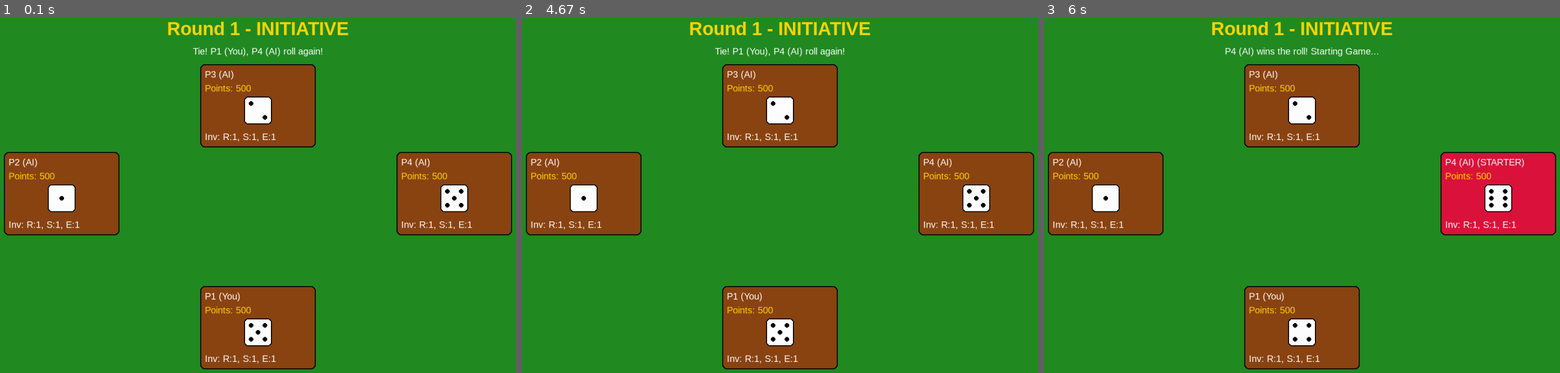
Above: before the commit, frames 1-3 (left to right).
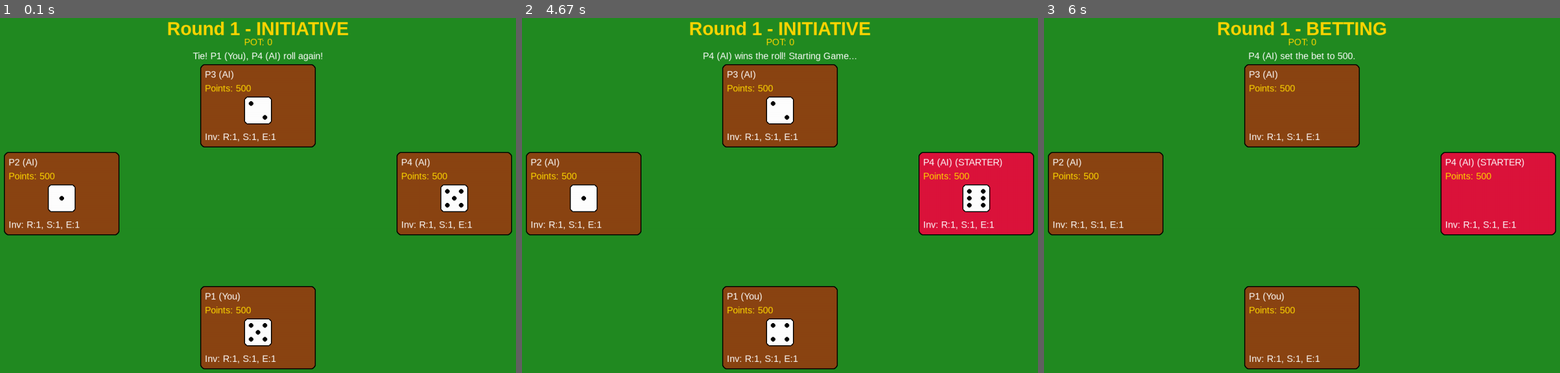
Above: after the commit, the same moments.

Repository: codingwithroman/pygame_softeng
Game: pygame game, started from main.py
The game is run twice, just before and just after one commit, with the same random seed, the same clock (stepped at 60 frames per second) and the same inputs.
Inputs (mouse positions are in pixels of both pictures, inside the frame that each line leads up to):
- Up to frame 1 (0.1 s): no input
- Up to frame 2 (4.67 s): click (780, 191) at 0.38 s
- Up to frame 3 (6 s): no input

The runs differ from the first frame. In frame 1, 0.5% of the frame differs, in the area x 37-63%, y 5-13%; in frame 2, 5.1%, in the area x 35-100%, y 5-90%; in frame 3, 2.9%.

Commit message:
Step 4: Betting phase and pot logic

Diff:
--- a/main.py
+++ b/main.py
@@ -11,6 +11,7 @@
         self.clock = pygame.time.Clock()
         self.font = pygame.font.SysFont("Arial", 20)
         self.large_font = pygame.font.SysFont("Arial", 40, bold=True)
+        self.btn_font = pygame.font.SysFont("Arial", 24, bold=True)
 
         self.players = [
             Player("P1 (You)", is_ai=False),
@@ -22,16 +23,25 @@
         self.state = STATE_INITIATIVE
         self.round = 1
         self.pot = 0
+        self.current_bet = 50
         self.starter = None
 
         # State specific variables
-        self.initiative_rolls = {} # player: roll_value
+        self.initiative_rolls = {}
         self.tied_players = []
         self.message = "Rolling for Initiative..."
         self.state_timer = 0
 
-        # Initial call to start the game
+        # UI Buttons
+        self.buttons = []
+
+        # Start game
         self.start_initiative()
+
+    def get_table_cap(self):
+        active_players = self.get_active_players()
+        if not active_players: return 0
+        return min(p.points for p in active_players)
 
     def start_initiative(self):
         self.initiative_rolls = {}
@@ -43,62 +53,132 @@
         return [p for p in self.players if not p.is_bust]
 
     def resolve_initiative(self):
-        # Roll for all tied players
         for p in self.tied_players:
             roll = random.randint(1, 6)
             self.initiative_rolls[p] = roll
-            p.dice = [roll] # Storing for display
-
-        # Find max
+            p.dice = [roll]
+
         max_roll = max(self.initiative_rolls.values())
         highest_players = [p for p, roll in self.initiative_rolls.items() if roll == max_roll]
 
         if len(highest_players) > 1:
             self.tied_players = highest_players
             self.message = f"Tie! {', '.join([p.name for p in highest_players])} roll again!"
-            # We will wait for a bit before rolling again (handled in update)
-            self.state_timer = 120 # 2 seconds at 60 FPS
+            self.state_timer = 90
         else:
             self.starter = highest_players[0]
+            for p in self.players: p.is_starter = False
             self.starter.is_starter = True
             self.message = f"{self.starter.name} wins the roll! Starting Game..."
-            self.state_timer = 120
-            # Transition handled in update
+            self.state_timer = 90
+
+    def start_betting(self):
+        self.state = STATE_BETTING
+        for p in self.players: p.dice = [] # Clear initiative rolls
+
+        table_cap = self.get_table_cap()
+        self.current_bet = 50
+
+        if self.starter.is_ai:
+            # AI Logic: Rich (>=300) bets Max, Poor bets 50
+            if self.starter.points >= 300:
+                self.current_bet = table_cap
+            else:
+                self.current_bet = 50
+            self.message = f"{self.starter.name} set the bet to {self.current_bet}."
+            self.state_timer = 120 # Wait to show the bet
+        else:
+            self.message = f"Your turn! Set the bet (Table Cap: {table_cap})"
+            # Buttons will be created in draw/handled in event loop
+
+    def collect_bets(self):
+        active_players = self.get_active_players()
+        for p in active_players:
+            p.subtract_points(self.current_bet)
+            self.pot += self.current_bet
+        self.message = f"All players paid {self.current_bet}. Pot: {self.pot}. Rolling dice..."
+        self.state_timer = 90
 
     def update(self):
-        if self.state == STATE_INITIATIVE:
-            if self.state_timer > 0:
-                self.state_timer -= 1
-                if self.state_timer == 0:
+        if self.state_timer > 0:
+            self.state_timer -= 1
+            if self.state_timer == 0:
+                if self.state == STATE_INITIATIVE:
                     if self.starter:
-                        self.state = STATE_BETTING
-                        self.message = f"{self.starter.name} sets the bet."
+                        self.start_betting()
                     else:
                         self.resolve_initiative()
+                elif self.state == STATE_BETTING:
+                    if self.starter.is_ai:
+                        self.collect_bets()
+                        self.state = STATE_ROLL_ALL
+                    # If human, we wait for button press
+                elif self.state == STATE_ROLL_ALL:
+                    # Next step functionality placeholder
+                    pass
+
+    def handle_click(self, pos):
+        if self.state == STATE_BETTING and not self.starter.is_ai:
+            table_cap = self.get_table_cap()
+            for btn in self.buttons:
+                if btn['rect'].collidepoint(pos):
+                    if btn['id'] == "bet_plus":
+                        if self.current_bet + 50 <= table_cap:
+                            self.current_bet += 50
+                    elif btn['id'] == "bet_minus":
+                        if self.current_bet - 50 >= 50:
+                            self.current_bet -= 50
+                    elif btn['id'] == "bet_confirm":
+                        self.collect_bets()
+                        self.state = STATE_ROLL_ALL
+
+    def draw_button(self, x, y, w, h, text, color, btn_id):
+        rect = pygame.Rect(x, y, w, h)
+        pygame.draw.rect(self.screen, color, rect, border_radius=5)
+        pygame.draw.rect(self.screen, COLOR_BLACK, rect, width=2, border_radius=5)
+        txt = self.btn_font.render(text, True, COLOR_WHITE)
+        self.screen.blit(txt, (x + w//2 - txt.get_width()//2, y + h//2 - txt.get_height()//2))
+        self.buttons.append({'rect': rect, 'id': btn_id})
 
     def draw(self):
         self.screen.fill(COLOR_TABLE_GREEN)
+        self.buttons = [] # Reset buttons each frame
 
         # Draw Title/Round info
         status_text = self.large_font.render(f"Round {self.round} - {self.state}", True, COLOR_GOLD)
         self.screen.blit(status_text, (SCREEN_WIDTH // 2 - status_text.get_width() // 2, 20))
 
+        # Draw Pot info
+        pot_text = self.font.render(f"POT: {self.pot}", True, COLOR_GOLD)
+        self.screen.blit(pot_text, (SCREEN_WIDTH // 2 - pot_text.get_width() // 2, 60))
+
         # Draw Message
         msg_text = self.font.render(self.message, True, COLOR_WHITE)
-        self.screen.blit(msg_text, (SCREEN_WIDTH // 2 - msg_text.get_width() // 2, 80))
+        self.screen.blit(msg_text, (SCREEN_WIDTH // 2 - msg_text.get_width() // 2, 90))
+
+        # Draw Betting Controls for human
+        if self.state == STATE_BETTING and not self.starter.is_ai:
+            self.draw_button(SCREEN_WIDTH//2 - 160, 130, 50, 40, "-", COLOR_BROWN, "bet_minus")
+            bet_display = self.btn_font.render(f"Bet: {self.current_bet}", True, COLOR_GOLD)
+            self.screen.blit(bet_display, (SCREEN_WIDTH//2 - bet_display.get_width()//2, 135))
+            self.draw_button(SCREEN_WIDTH//2 + 110, 130, 50, 40, "+", COLOR_BROWN, "bet_plus")
+            self.draw_button(SCREEN_WIDTH//2 - 60, 180, 120, 40, "CONFIRM", (0, 100, 0), "bet_confirm")
 
         # Draw Players
         for i, p in enumerate(self.players):
+            # ... (rest of the drawing logic remains similar)
             box_width = 250
             box_height = 180
-            # Layout: P1 Bottom Center, P2 Left, P3 Top Center, P4 Right
             layout_pos = [
                 (SCREEN_WIDTH // 2 - 125, SCREEN_HEIGHT - 200), # P1
                 (50, SCREEN_HEIGHT // 2 - 90),                  # P2
-                (SCREEN_WIDTH // 2 - 125, 120),                 # P3
+                (SCREEN_WIDTH // 2 - 125, 230 if self.state == STATE_BETTING and not self.starter.is_ai else 120),# P3 shift down if betting
                 (SCREEN_WIDTH - 300, SCREEN_HEIGHT // 2 - 90)   # P4
             ]
+            # (Keeping the layout consistent but shifting P3 if buttons are in the way)
             x, y = layout_pos[i]
+            if i == 2 and self.state == STATE_BETTING and not self.starter.is_ai:
+                y = 250 # Push P3 down even more to avoid overlap with betting UI
 
             # Draw box
             color = COLOR_GREY if p.is_bust else (COLOR_RED if p.is_starter else COLOR_BROWN)
@@ -113,7 +193,6 @@
 
             # Draw dice if any
             for j, val in enumerate(p.dice):
-                # Center dice in the box relative to other dice
                 total_dice_w = len(p.dice) * (DICE_SIZE + 10) - 10
                 start_x = x + (box_width - total_dice_w) // 2
                 draw_die(self.screen, start_x + j * (DICE_SIZE + 10), y + 70, val)
@@ -135,6 +214,8 @@
         for event in pygame.event.get():
             if event.type == pygame.QUIT:
                 running = False
+            if event.type == pygame.MOUSEBUTTONDOWN:
+                game.handle_click(event.pos)
 
         game.update()
         game.draw()
